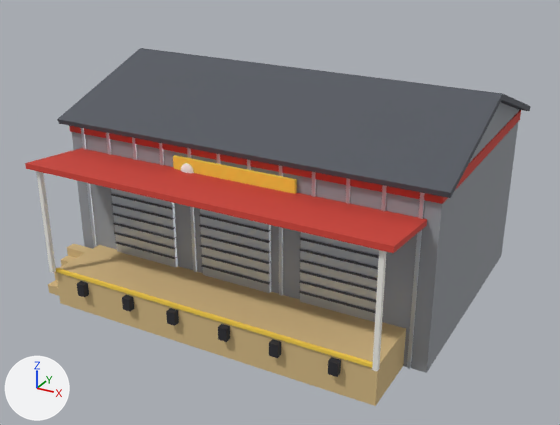
One commit to the FBX model egg-farm/assets/export/Warehouse.fbx: the scene before it, then after it.
Both versions are drawn from a 50 mm camera at (9.23, -17.05, 10.46) aimed at (0.12, -0.49, 2.18). Every picture has the same lights, and +X, +Y and +Z are marked at lower left. The older version comes first. Where no turn or scale is listed for an object, it has been applied to the vertices.

Objects in the first picture: 'Warehouse'.
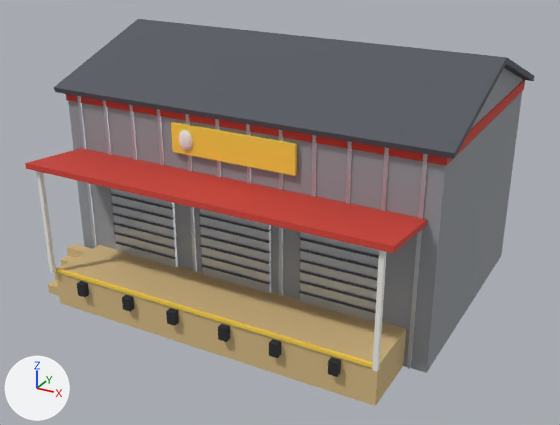
The newer file is also turned or shifted as a whole; pictures and numbers use the older file's frame.

Edits to the scene script, one JSON object a line:
```json
{"block": "me_warehouse", "where": "# used by ob_warehouse; location = (0.0, 0.0, 0.0)"}
{"op": "remove", "block": "me_warehouse", "code": "me_warehouse.from_pydata(...)  # 622 vertices, 496 faces; spans x -5.26..5.26, y -4.46..4.46, z 0.0..5.75"}
{"op": "add", "block": "me_warehouse", "code": "me_warehouse.from_pydata(...)  # 622 vertices, 496 faces; spans x -5.26..5.26, y -4.46..4.46, z 0.0..6.59"}
{"block": "me_warehouse", "change": "me_warehouse part 1: the loose piece of 8 vertices spanning x -5.07..5.07, y -2.52..4.25, z 4.2..4.48 is moved by (0.0, 0.0, 0.84)"}
{"block": "me_warehouse", "change": "me_warehouse part 2: the loose piece of 8 vertices spanning x -5.26..5.26, y -2.73..0.89, z 4.43..5.75 is moved by (0.0, 0.0, 0.84)"}
{"block": "me_warehouse", "change": "me_warehouse part 3: the loose piece of 8 vertices spanning x -5.26..5.26, y 0.84..4.46, z 4.43..5.75 is moved by (0.0, 0.0, 0.84)"}
{"block": "me_warehouse", "change": "me_warehouse part 4: the loose piece of 8 vertices spanning x -1.68..1.68, y -2.62..-2.54, z 3.39..4.12 is moved by (0.0, 0.0, 0.84)"}
{"block": "me_warehouse", "change": "me_warehouse part 5: the loose piece of 52 vertices spanning x -1.45..-1.07, y -2.72..-2.55, z 3.49..4.02 is moved by (0.0, 0.0, 0.84)"}
{"block": "me_warehouse", "change": "me_warehouse part 6: all 108 vertices in x -5.04..5.04, y -2.54..4.27, z 4.48..5.6 are moved by (0.0, 0.0, 0.84)"}
```

Changed parts and their boxes (x1, y1, x2, y2) in the pictures (560 x 425 px; the box of a moved part takes in the faces that stretch with it):
```json
{"object": "Warehouse", "change": "reshaped", "before": [25, 48, 531, 406], "after": [25, 19, 535, 406], "on screen": "8% taller"}
{"part": 1, "of": "me_warehouse", "change": "moved or reshaped", "before": [69, 110, 521, 204], "after": [66, 79, 525, 165]}
{"part": 2, "of": "me_warehouse", "change": "moved or reshaped", "before": [57, 48, 502, 198], "after": [53, 19, 507, 159]}
{"part": 3, "of": "me_warehouse", "change": "moved or reshaped", "before": [141, 48, 531, 111], "after": [142, 19, 535, 81]}
{"part": 4, "of": "me_warehouse", "change": "moved or reshaped", "before": [173, 155, 297, 194], "after": [171, 122, 297, 176]}
{"part": 5, "of": "me_warehouse", "change": "moved or reshaped", "before": [181, 163, 194, 173], "after": [179, 130, 193, 151]}
{"part": 6, "of": "me_warehouse", "change": "moved or reshaped", "before": [72, 102, 519, 373], "after": [68, 68, 523, 373]}
```
